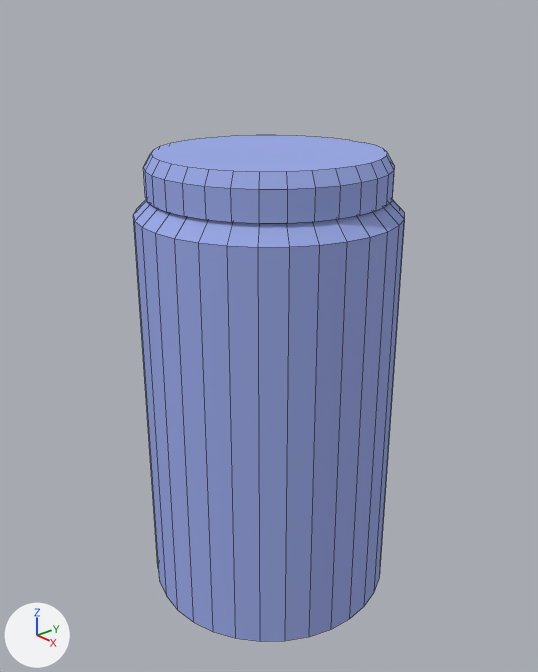
What one commit did to the Blender file Washed Up Wizard/Assets/Models/Environment/Nursery/bottle.blend.
One viewpoint serves both versions: a 50 mm camera at (4.15, -3.61, 4.58) aimed at (0.01, -0.01, 2.32). Arrows for +X, +Y and +Z are at lower left; the lights stay in place. Mesh edges are drawn as thin lines.

Objects in the first picture: 'bottle'.
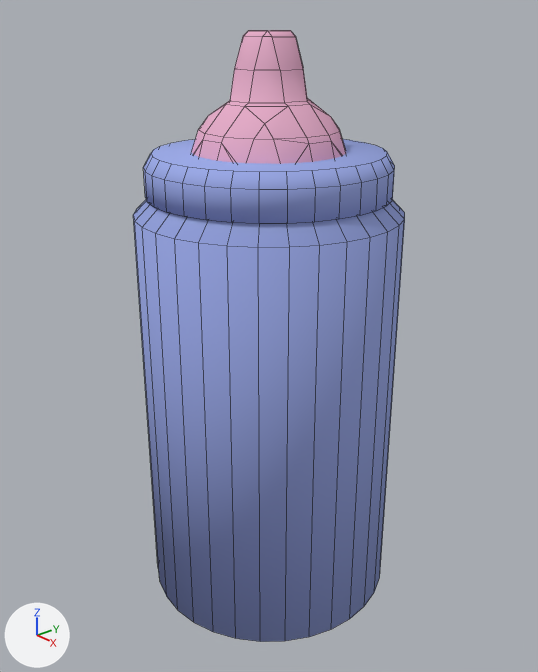
What differs and where, as boxes (x1, y1, x2, y2) in the pictures (538 x 672 px):
'bottle', reshaped (21% taller)
    before: (133, 135, 405, 642)
    after: (133, 30, 405, 642)
part 1 of me_circle, added (pink)
    after: (192, 30, 346, 164)
part 2 of me_circle, shading changed
    both: (133, 139, 394, 642)

What changed in the scene script:
```text
Add mat_bottle_pink:
    mat_bottle_pink = diffuse_material('Bottle Pink')
    mat_bottle_pink.base_color = (0.8, 0.426, 0.592)  # pink #e7afca
Change me_circle:
    used by ob_bottle; location = (0.0, 0.0, 1.097)
    remove me_circle.from_pydata(...)  # 288 vertices, 227 faces; spans x -1.0..1.0, y -1.0..1.0, z -0.96..2.67
    add me_circle.from_pydata(...)  # 448 vertices, 413 faces; spans x -1.0..1.0, y -1.0..1.0, z -0.96..3.47
    me_circle part 1: a new loose piece of 160 vertices spanning x -0.57..0.57, y -0.57..0.57, z 1.93..3.47, in mat_bottle_pink (pink #e7afca)
    me_circle part 2: 227 kept faces spanning x -1.0..1.0, y -1.0..1.0, z -0.96..2.67 are now shaded smooth
    add me_circle.materials.append(mat_bottle_pink)  # pink #e7afca
```
